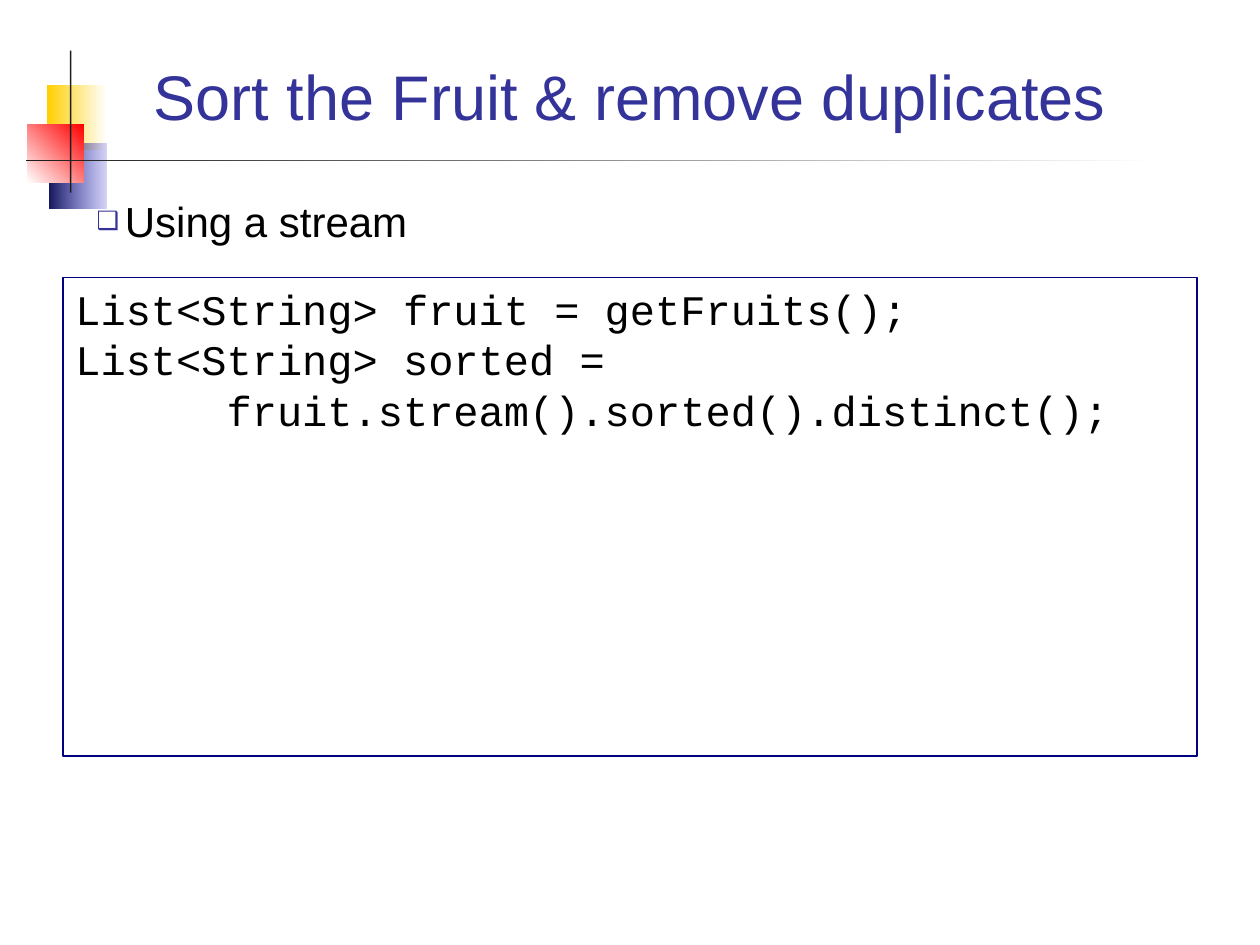
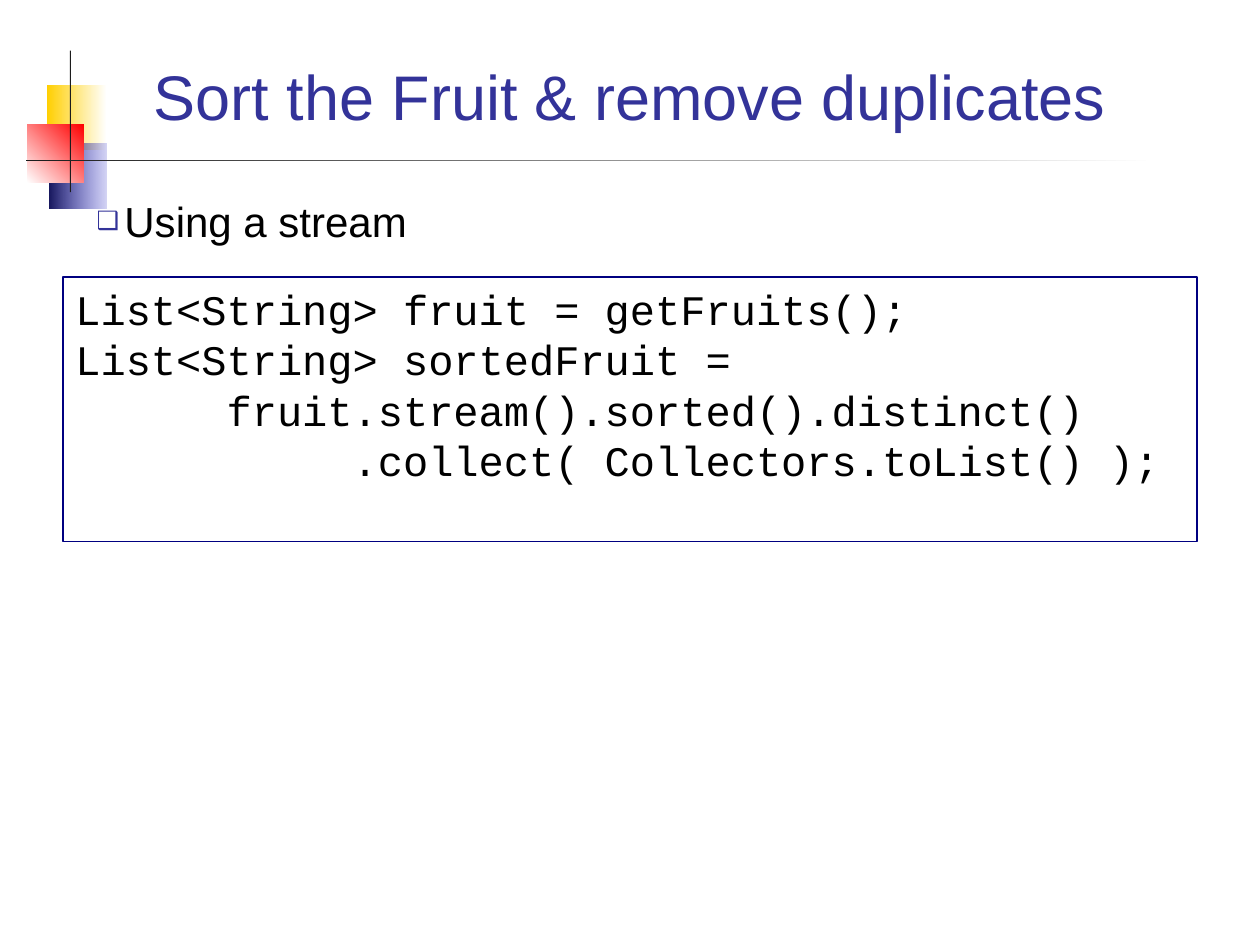
Before and after one commit to skeoop/skeoop.github.io, a slide deck: slide 15 of week14/Streams.ppt (slide 11 before the commit). Drawn at 1260x945 pixels with LibreOffice and Linux fonts; fonts in the diff are those of the drawing. Boxes give left, top, right and bottom in pixels: in the first picture for what was removed or moved away, otherwise in the second. Text is boxed around its words. In the diff, an @@ line names an element or a change of style, - is before the commit and + after.

Commit message:
Update Stream examples, update schedule

```diff
--- a/week14/Streams.ppt
+++ b/week14/Streams.ppt
@@ rectangle "List<String> fruit = getFruits();": place and size @@
-rectangle "List<String> fruit = getFruits();" at [63, 277, 1197, 756]
+rectangle "List<String> fruit = getFruits();" at [63, 277, 1197, 542]
@@ text in rectangle at [75, 345, 1084, 485]: text changed @@
-List<String> sorted =
-fruit.stream().sorted().distinct();
+List<String> sortedFruit =
+fruit.stream().sorted().distinct()
+.collect( Collectors.toList() );
```
Also in this commit, not shown: 9 other slides changed, 6 slides added, 2 other files.
